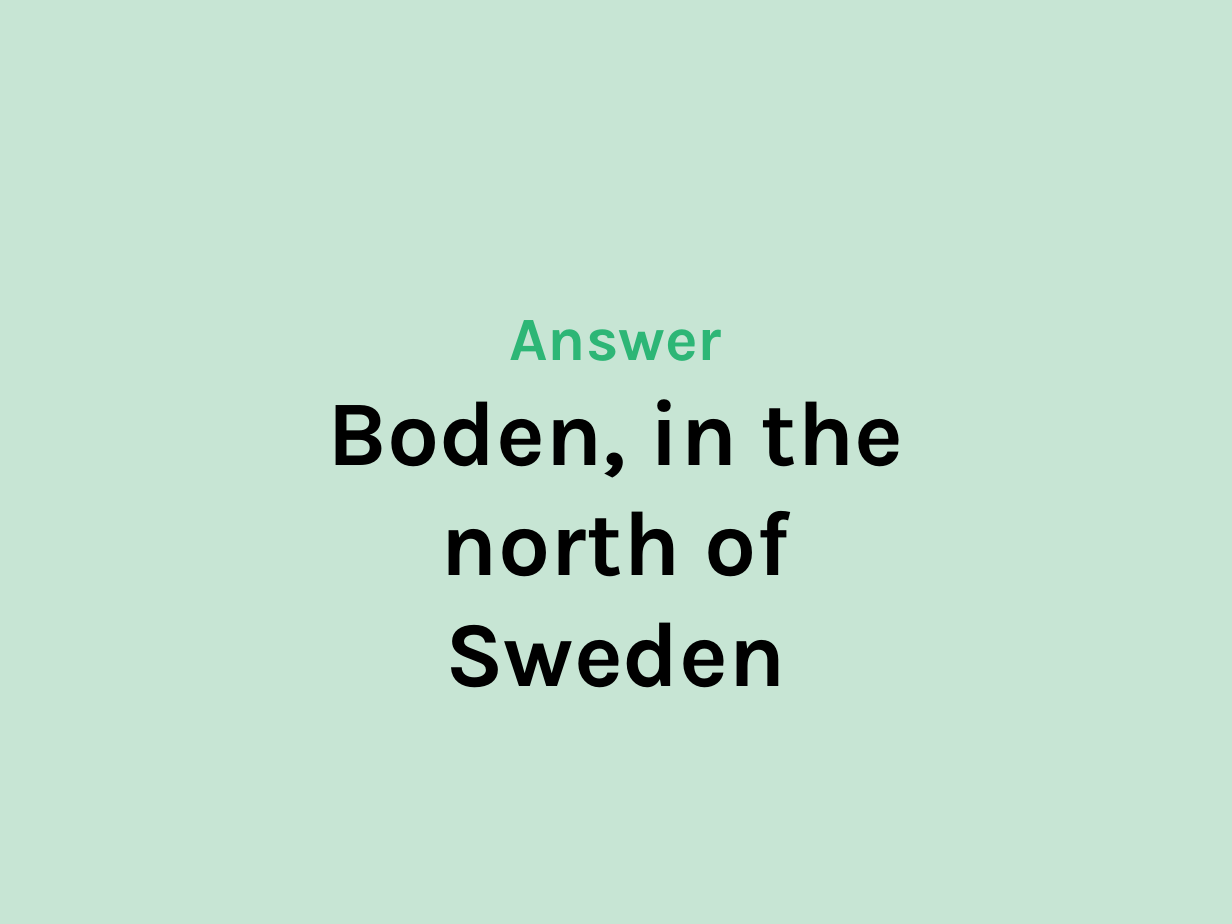
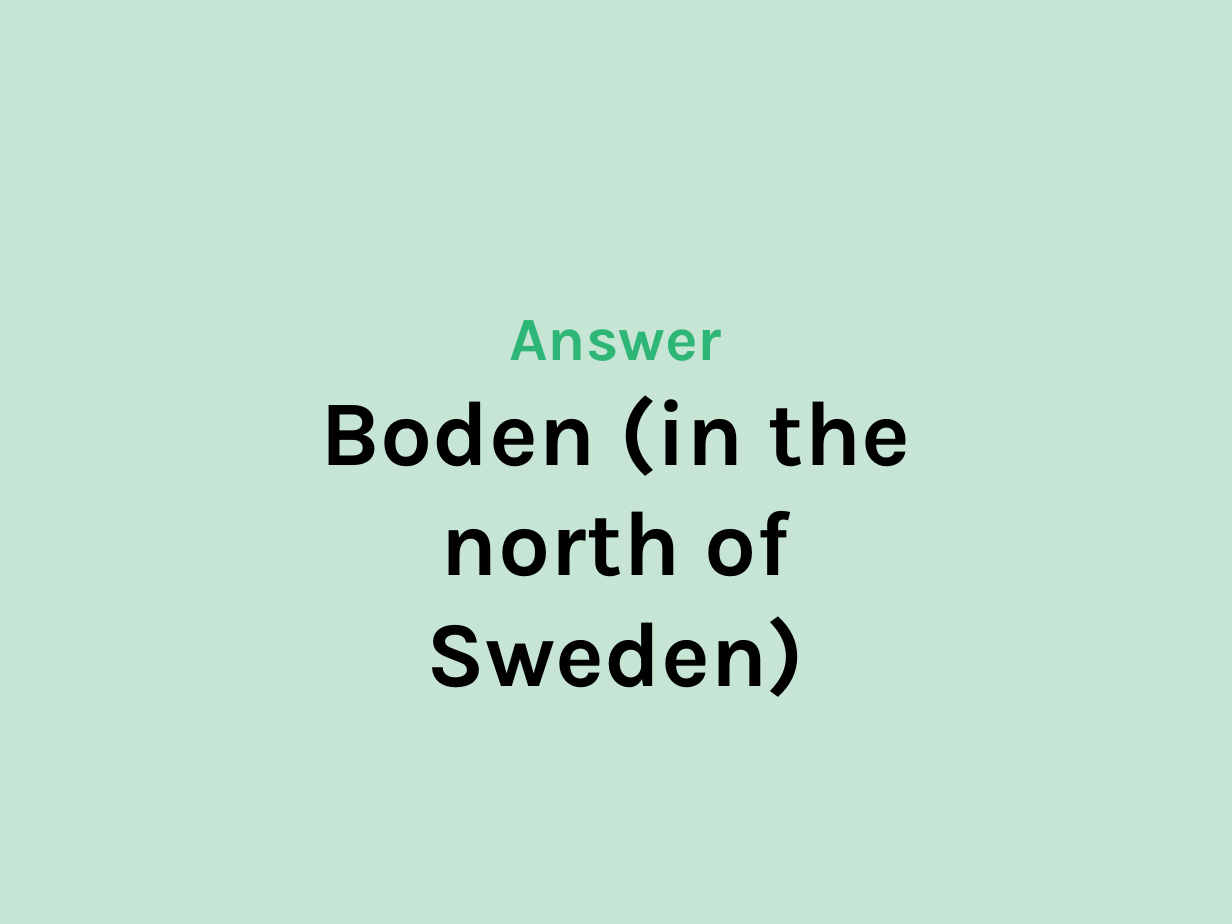
Before and after one commit to evjan/Using-Flash-Cards-to-Improve-Your-Ruby, a slide deck: slide 20 of UsingFlashCardsToImproveYourRuby.ppsx. Drawn at 1232x924 pixels with LibreOffice and Linux fonts; fonts in the diff are those of the drawing; background and template pictures are left out. Boxes give left, top, right and bottom in pixels: in the first picture for what was removed or moved away, otherwise in the second. Text is boxed around its words. In the diff, an @@ line names an element or a change of style, - is before the commit and + after.

```diff
--- a/UsingFlashCardsToImproveYourRuby.ppsx
+++ b/UsingFlashCardsToImproveYourRuby.ppsx
@@ text at <box>321,395,911,697</box>: text changed @@
-Boden, in the north of Sweden
+Boden (in the north of Sweden)
```
Also in this commit, not shown: 8 other slides changed, 3 slides added, 3 slides removed.
